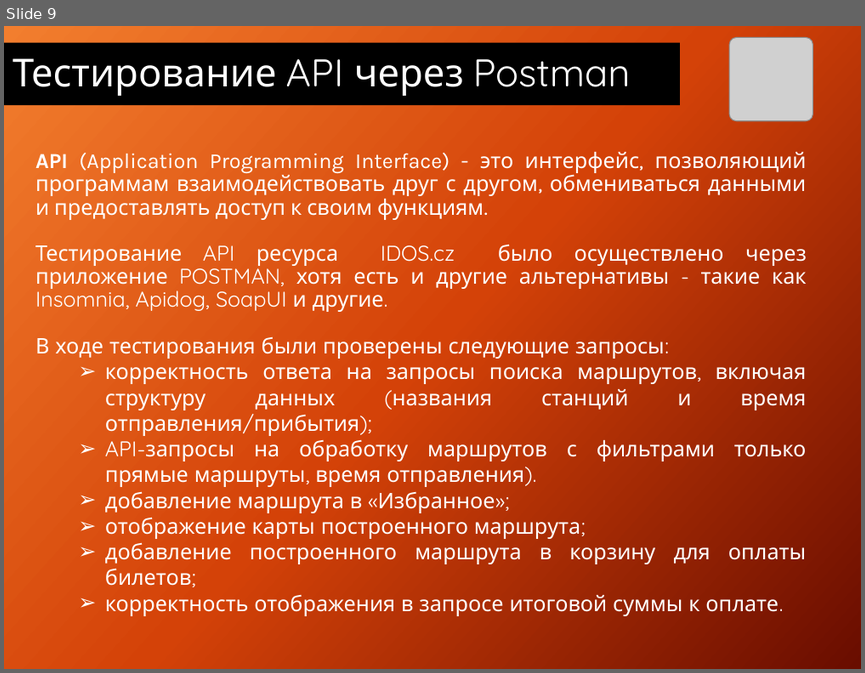
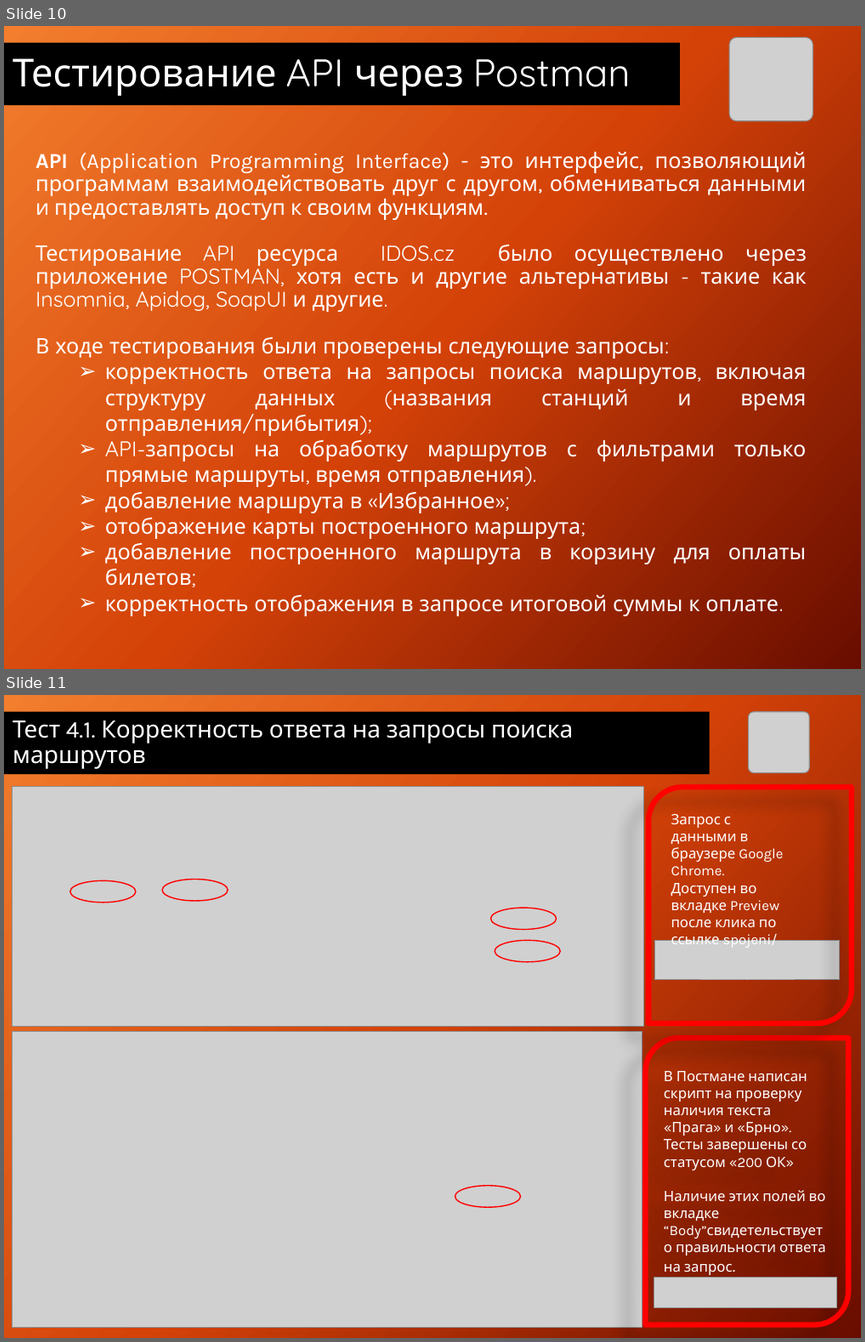
Before and after one commit to AlexDotu/Final_Project_ITStep, a slide deck: IDOS_TestProject_Dotu_Alexandr.pptx. Shown one above the other, each under a label of ours: slide 9 before the commit, slides 10 and 11 after it. The pictures are 865x673 and 865x1342 pixels, drawn with LibreOffice and Linux fonts; fonts in the diff are those of the drawing; grey boxes stand for pictures. Boxes give left, top, right and bottom in pixels: in the first picture for what was removed or moved away, otherwise in the second. Text is boxed around its words. In the diff, an @@ line names an element or a change of style, - is before the commit and + after.

```diff
--- a/IDOS_TestProject_Dotu_Alexandr.pptx
+++ b/IDOS_TestProject_Dotu_Alexandr.pptx
@@ slide 11 added at (4,695,861,1338), background gradient #F18031 to #D54209 to #6A0D00 @@
@@ title added at (4,711,710,774), fill #000000, 20 pt, text #FFFFFF @@
+Тест 4.1. Корректность ответа на запросы поиска маршрутов
@@ picture added at (749,712,810,773) @@
@@ picture added at (12,787,643,1026) @@
@@ round diag rect added at (648,787,851,1022), outline #FF0000 4.5 pt @@
@@ text added at (671,814,783,947), 12 pt, text #FFFFFF @@
+Запрос с данными в браузере Google Chrome.
+Доступен во вкладке Preview после клика по ссылке spojeni/
@@ ellipse added at (70,881,135,902), outline #FF0000 1 pt @@
@@ ellipse added at (162,879,228,901), outline #FF0000 1 pt @@
@@ ellipse added at (491,907,556,929), outline #FF0000 1 pt @@
@@ ellipse added at (495,940,560,961), outline #FF0000 1 pt @@
@@ picture added at (654,940,840,980) @@
@@ picture added at (12,1031,642,1327) @@
@@ round diag rect added at (645,1038,848,1325), outline #FF0000 4.5 pt, 12 pt, text #FFFFFF @@
+В Постмане написан скрипт на проверку наличия текста «Прага» и «Брно». Тесты завершены со статусом «200 ОК»
+Наличие этих полей во вкладке “Body”свидетельствует о правильности ответа на запрос.
@@ ellipse added at (454,1185,520,1207), outline #FF0000 1 pt @@
@@ picture added at (653,1276,836,1308) @@
@@ what was slide 9 is now slide 10 @@
```
Also in this commit, not shown: 3 slides changed, 1 other slide added.
